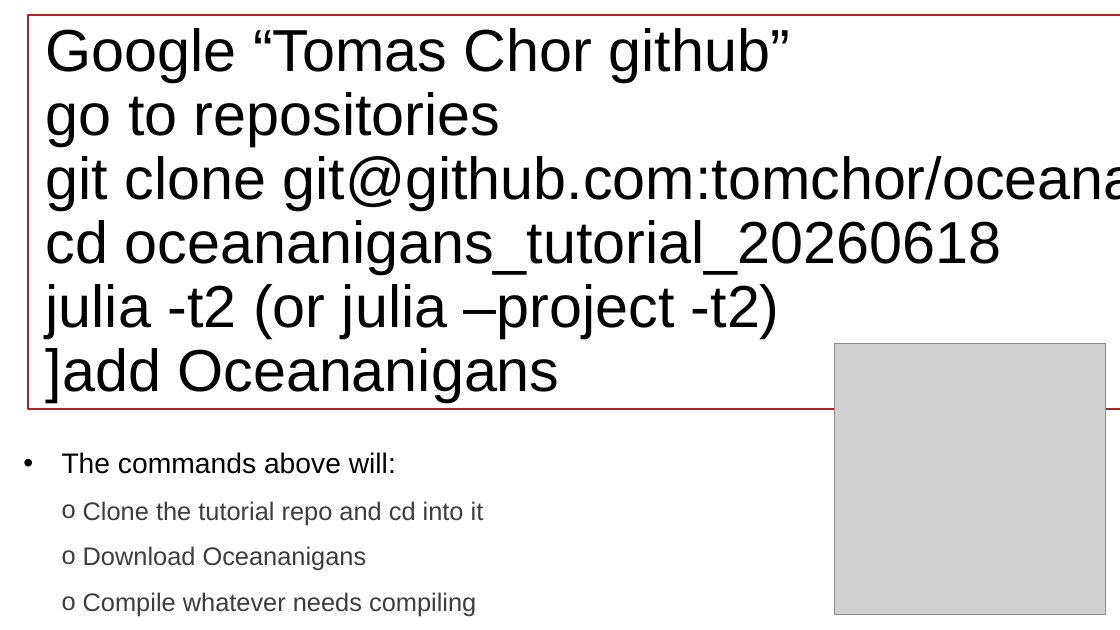
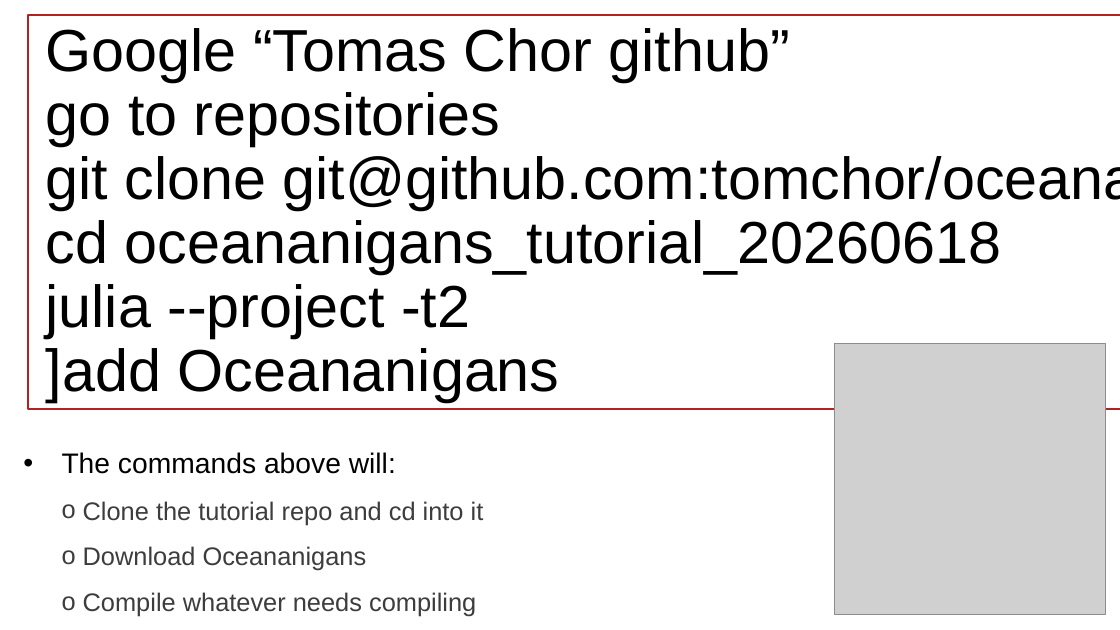
Before and after one commit to tomchor/oceananigans_tutorial_20260618, a slide deck: slide 18 of intro_Oceananigans_cicese_2026.odp. Drawn at 1120x630 pixels with LibreOffice and Linux fonts; fonts in the diff are those of the drawing; grey boxes stand for pictures. Boxes give left, top, right and bottom in pixels: in the first picture for what was removed or moved away, otherwise in the second. Text is boxed around its words. In the diff, an @@ line names an element or a change of style, - is before the commit and + after.

```diff
--- a/intro_Oceananigans_cicese_2026.odp
+++ b/intro_Oceananigans_cicese_2026.odp
@@ title at bbox=[46, 28, 1120, 401]: text changed @@
-Google “Tomas Chor github”
-go to repositories
-git clone git@github.com:tomchor/oceananigans_tut
-cd oceananigans_tutorial_20260618
-julia -t2 (or julia –project -t2)
-]add Oceananigans
+Google “Tomas Chor github”
+go to repositories
+git clone git@github.com:tomchor/oceananigans_tut
+cd oceananigans_tutorial_20260618
+julia --project -t2
+]add Oceananigans
```
Also in this commit, not shown: 1 other slide changed.
